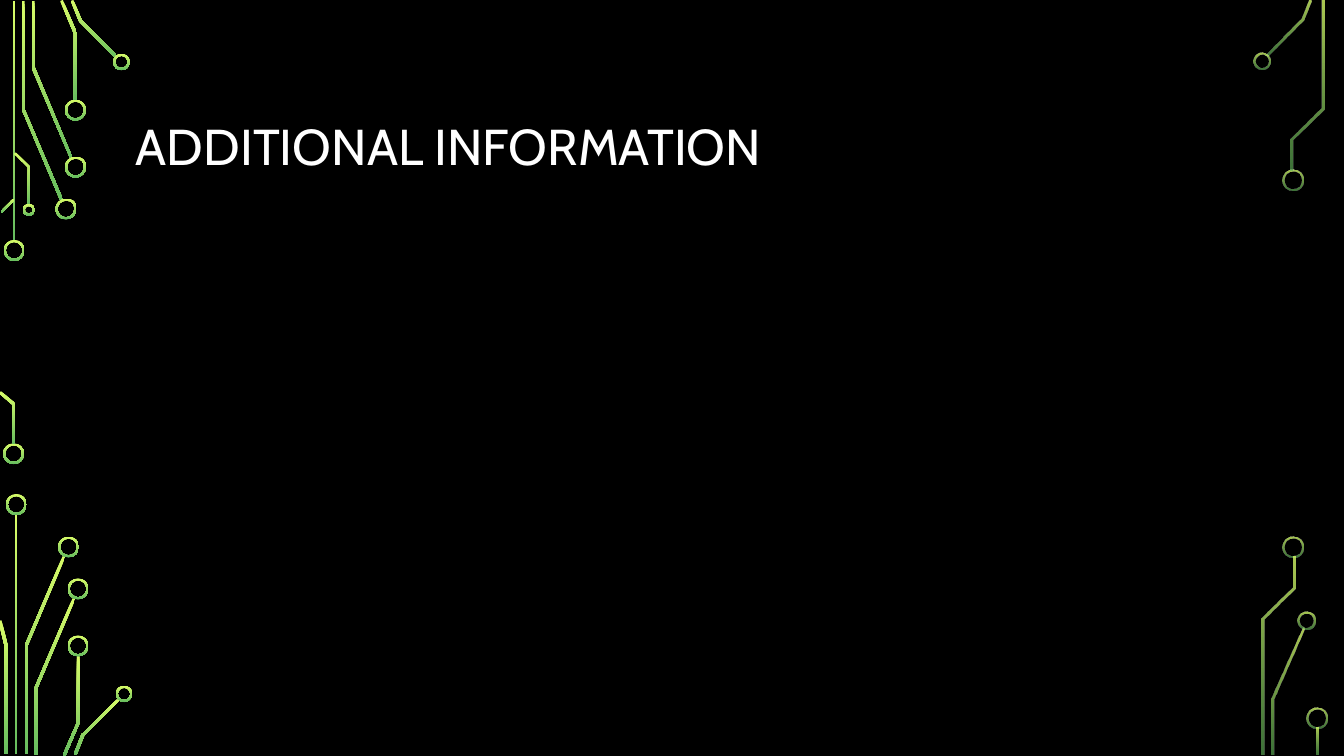
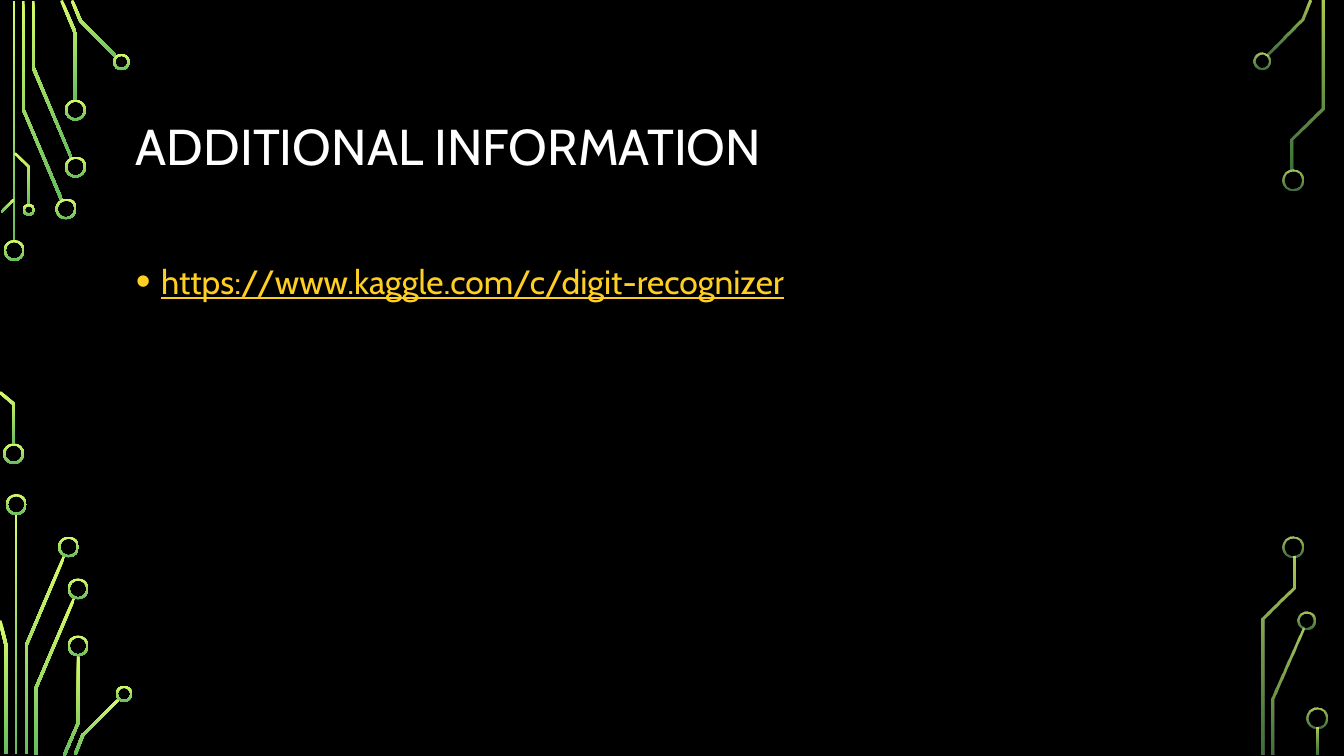
Before and after one commit to astidham2003/ml-study-group, a slide deck: slide 10 of chapter_3/chapter_3.pptx (slide 6 before the commit). Drawn at 1344x756 pixels with LibreOffice and Linux fonts; fonts in the diff are those of the drawing; background and template pictures are left out. Boxes give left, top, right and bottom in pixels: in the first picture for what was removed or moved away, otherwise in the second. Text is boxed around its words. In the diff, an @@ line names an element or a change of style, - is before the commit and + after.

Commit message:
Powerpoint

```diff
--- a/chapter_3/chapter_3.pptx
+++ b/chapter_3/chapter_3.pptx
@@ text added at <box>161,268,784,302</box>, 24 pt, text #FFCE23, underline @@
+• https://www.kaggle.com/c/digit-recognizer
```
Also in this commit, not shown: 4 slides added.
